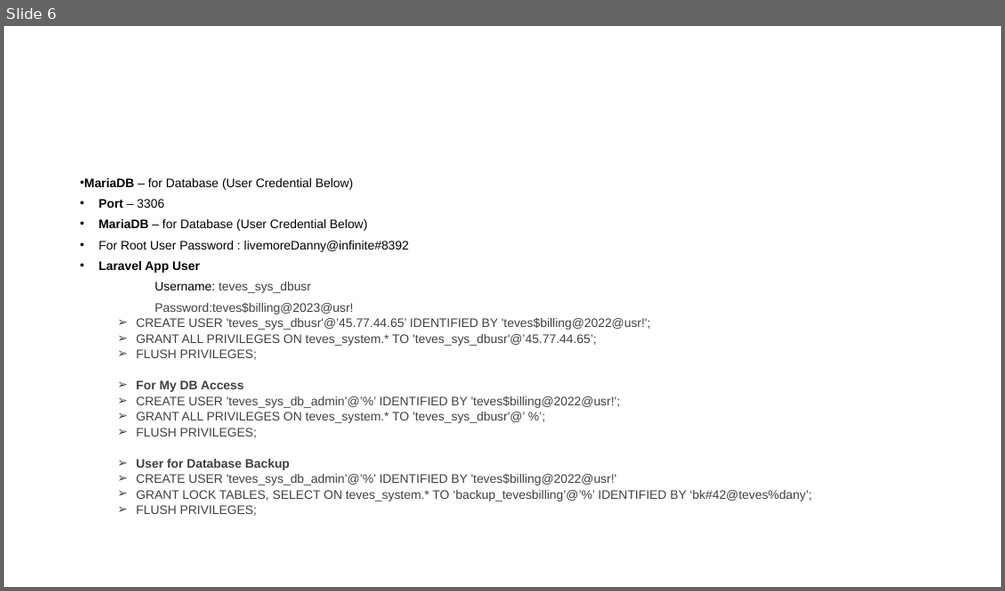
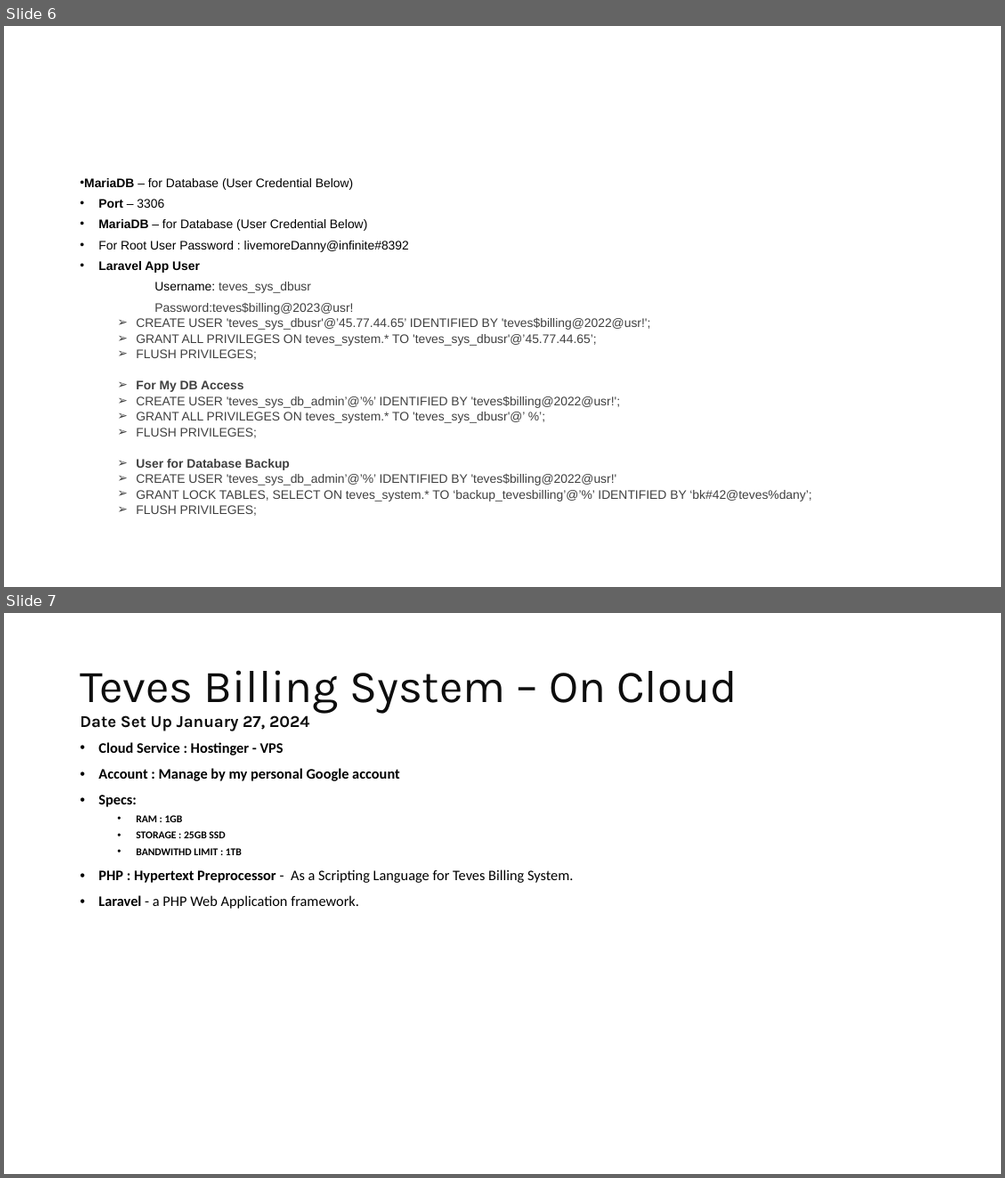
Before and after one commit to baluyotdaniloangelo/Teves_Billing_System, a slide deck: Documents/Teves Documentation.pptm. Shown one above the other, each under a label of ours: slide 6 before the commit, slides 6 and 7 after it. The pictures are 1005x591 and 1005x1178 pixels, drawn with LibreOffice and Linux fonts; fonts in the diff are those of the drawing. Boxes give left, top, right and bottom in pixels: in the first picture for what was removed or moved away, otherwise in the second. Text is boxed around its words. In the diff, an @@ line names an element or a change of style, - is before the commit and + after.

Commit message:
teves

```diff
--- a/Documents/Teves Documentation.pptm
+++ b/Documents/Teves Documentation.pptm
@@ slide 7 added at (4,613,1001,1174), background #FFFFFF @@
@@ title added at (80,670,736,731), 44 pt, text #0D0D0D @@
+Teves Billing System – On Cloud
+Date Set Up January 27, 2024
@@ text added at (98,742,573,908), 14 pt, text #000000, bold @@
+• Cloud Service : Hostinger - VPS
+• Account : Manage by my personal Google account
+• Specs:
+  • RAM : 1GB
+  • STORAGE : 25GB SSD
+  • BANDWITHD LIMIT : 1TB
+• PHP : Hypertext Preprocessor - As a Scripting Language for Teves Billing System.
+• Laravel - a PHP Web Application framework.
```
Also in this commit, not shown: 1 other slide added, 1 other file.
